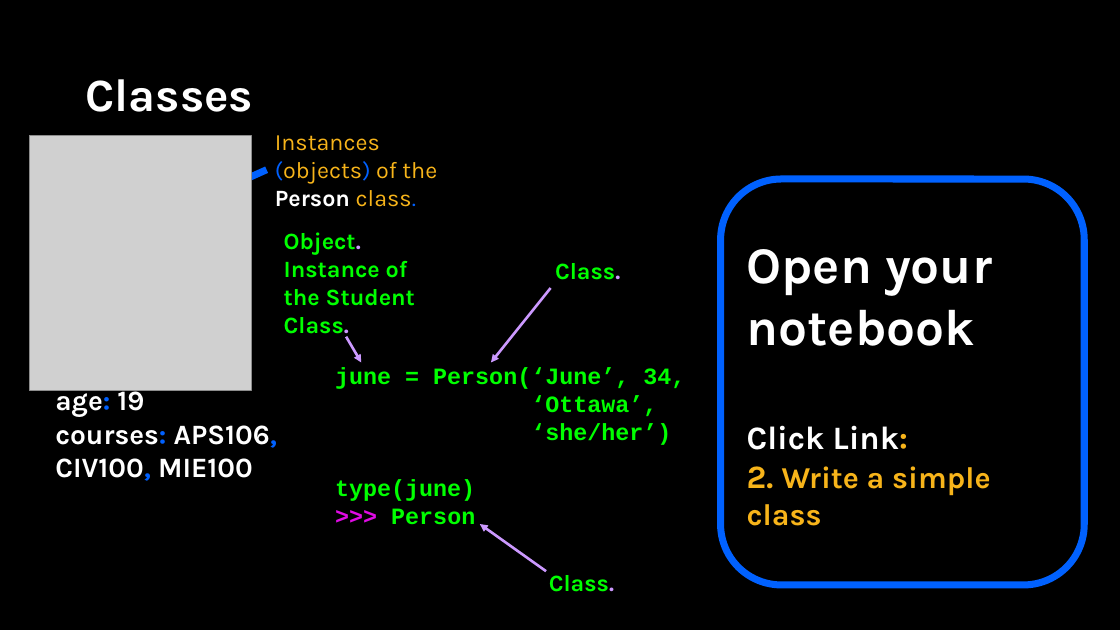
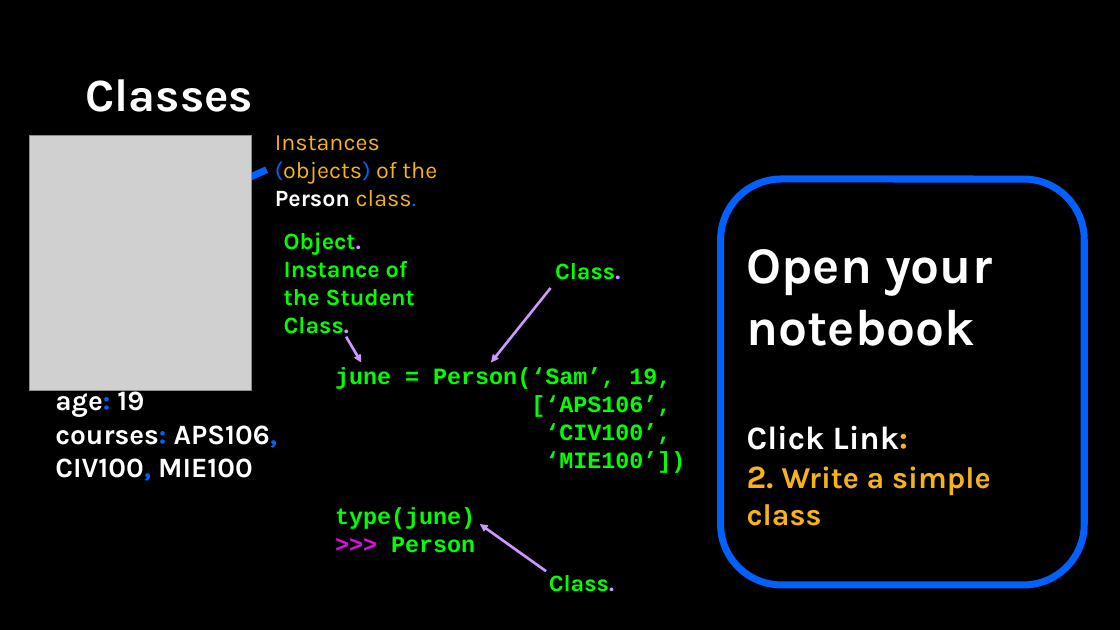
Before and after one commit to APS106/APS106-winter-2025-kinsella-goodfellow, a slide deck: slide 23 of lectures/week10/lecture2/slides/week10_lecture2.pptx. Drawn at 1120x630 pixels with LibreOffice and Linux fonts; fonts in the diff are those of the drawing; grey boxes stand for pictures; background and template pictures are left out. Boxes give left, top, right and bottom in pixels: in the first picture for what was removed or moved away, otherwise in the second. Text is boxed around its words. In the diff, an @@ line names an element or a change of style, - is before the commit and + after.

Commit message:
- lecture 10.2, 11.3

```diff
--- a/lectures/week10/lecture2/slides/week10_lecture2.pptx
+++ b/lectures/week10/lecture2/slides/week10_lecture2.pptx
@@ text at <box>335,367,685,473</box>: text changed @@
-june = Person(‘June’, 34,
-‘Ottawa’,
-‘she/her’)
+june = Person(‘Sam’, 19,
+[‘APS106’,
+‘CIV100’,
+‘MIE100’])
```
Also in this commit, not shown: 1 other slide changed, 6 other files.
